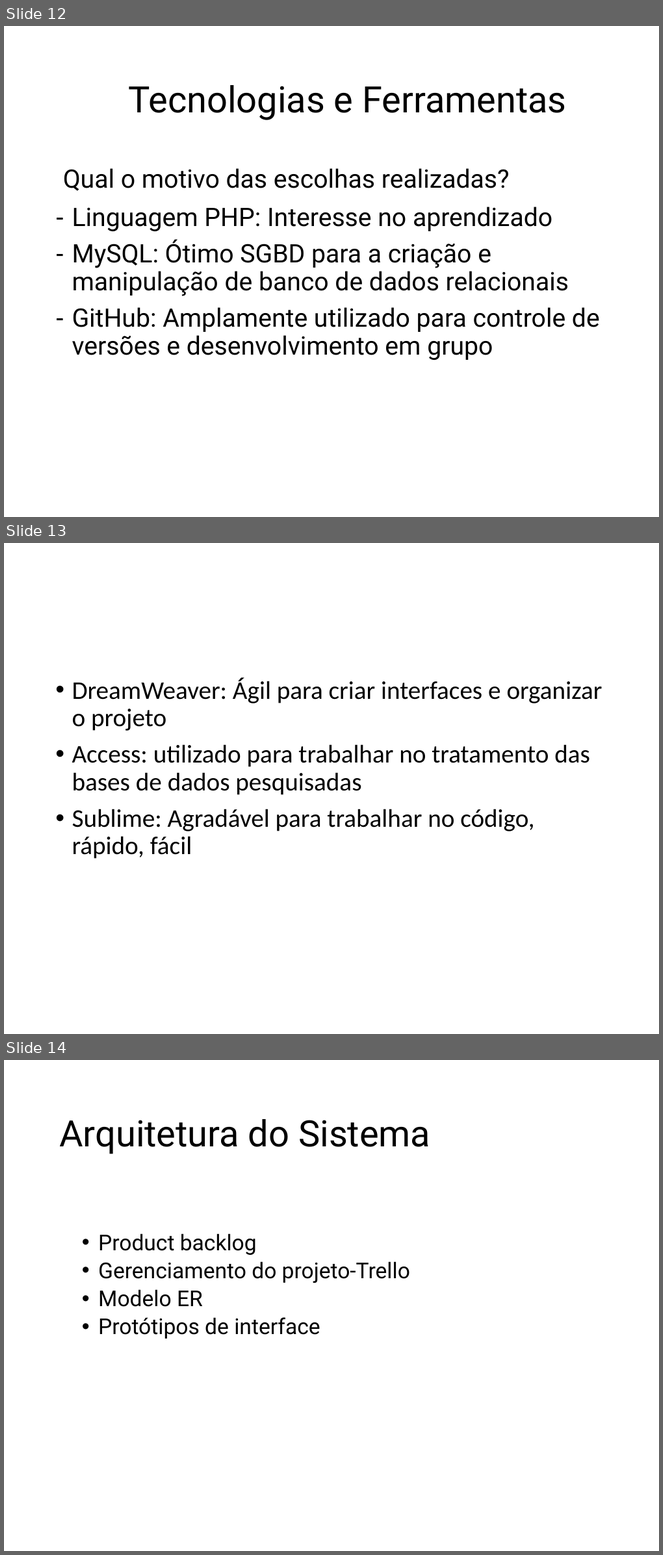
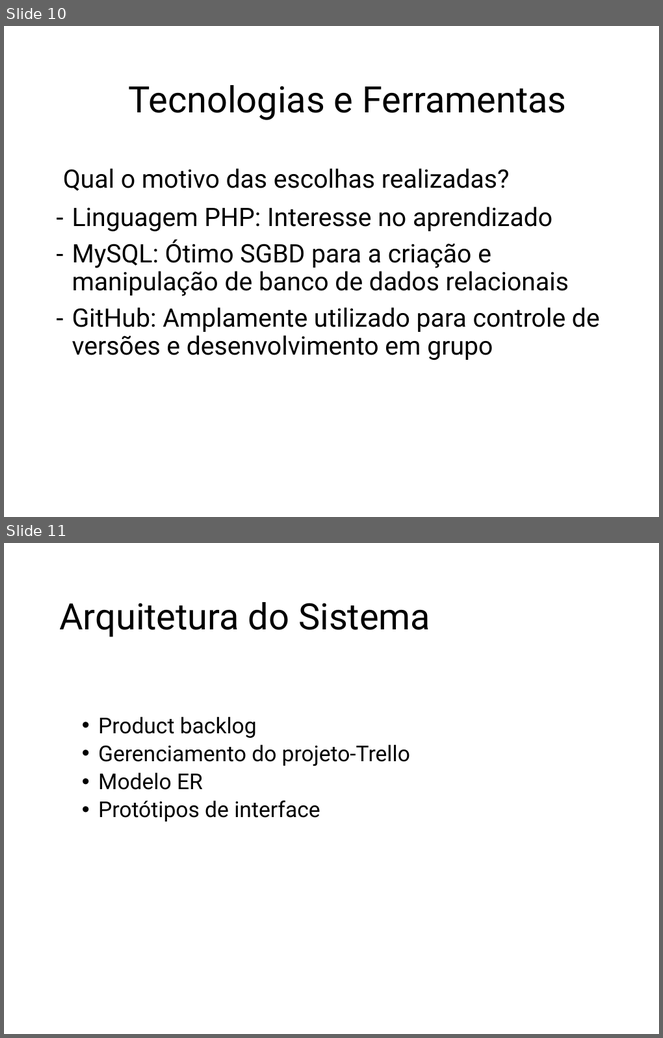
Before and after one commit to LeonDias1989/Kcal-Control, a slide deck: Kcal Control.pptx. Shown one above the other, each under a label of ours: slides 12, 13 and 14 before the commit, slides 10 and 11 after it. The pictures are 663x1555 and 663x1038 pixels, drawn with LibreOffice and Linux fonts; fonts in the diff are those of the drawing. Boxes give left, top, right and bottom in pixels: in the first picture for what was removed or moved away, otherwise in the second. Text is boxed around its words. In the diff, an @@ line names an element or a change of style, - is before the commit and + after.

```diff
--- a/Kcal Control.pptx
+++ b/Kcal Control.pptx
@@ slide 13 removed at [4,543,659,1034], background #FFFFFF @@
@@ text removed at [72,678,603,859] @@
-• DreamWeaver: Ágil para criar interfaces e organizar o projeto
-• Access: utilizado para trabalhar no tratamento das bases de dados pesquisadas
-• Sublime: Agradável para trabalhar no código, rápido, fácil
@@ what was slide 12 is now slide 10 @@
@@ what was slide 14 is now slide 11 @@
```
Also in this commit, not shown: 4 slides changed, 2 other slides removed, 6 other files.
